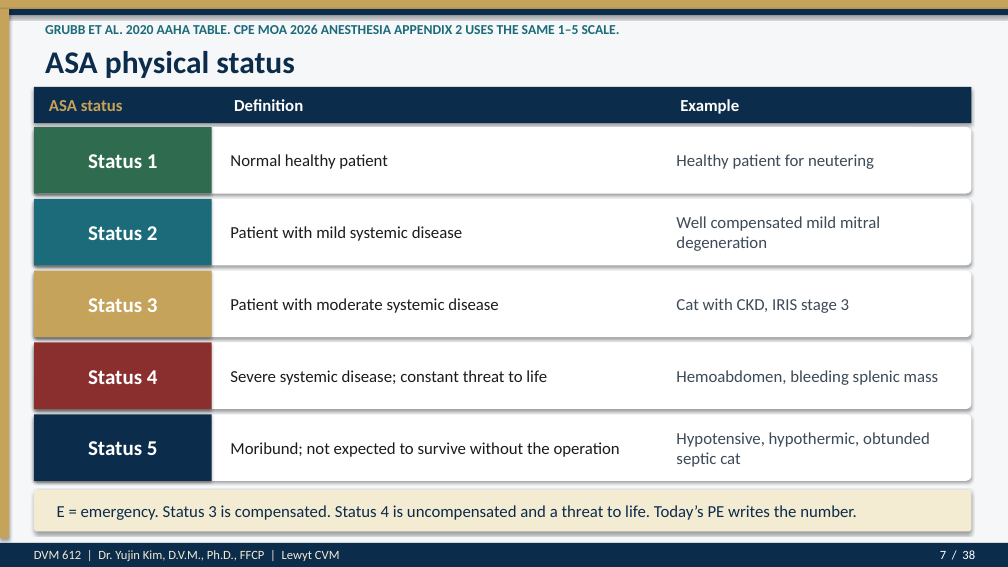
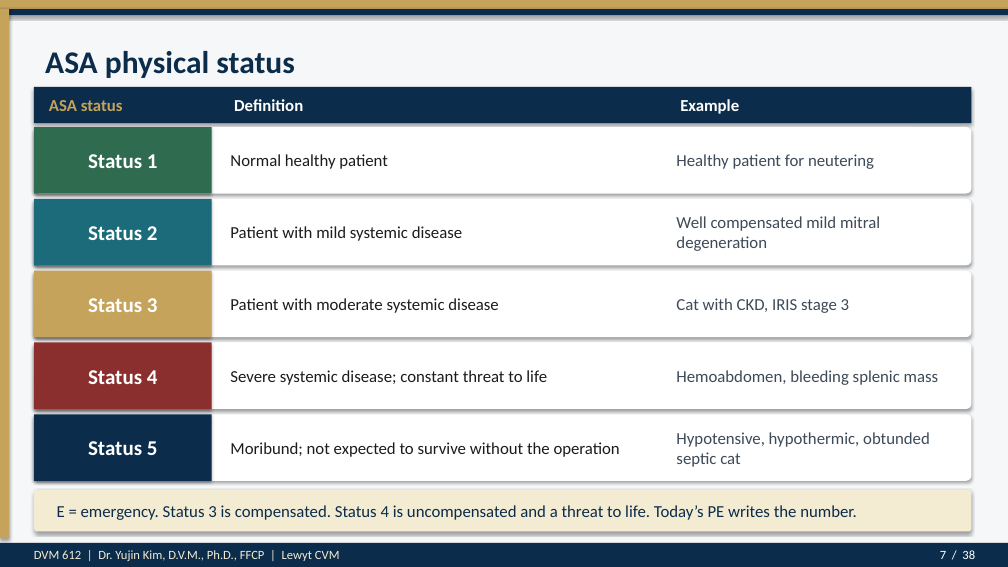
Before and after one commit to drkimvet/happycare, a slide deck: slide 7 of lectures/DVM-612_Week4_Preop_PatientPrep_Postop.pptx. Drawn at 1008x567 pixels with LibreOffice and Linux fonts; fonts in the diff are those of the drawing. Boxes give left, top, right and bottom in pixels: in the first picture for what was removed or moved away, otherwise in the second. Text is boxed around its words. In the diff, an @@ line names an element or a change of style, - is before the commit and + after.

```diff
--- a/lectures/DVM-612_Week4_Preop_PatientPrep_Postop.pptx
+++ b/lectures/DVM-612_Week4_Preop_PatientPrep_Postop.pptx
@@ text removed at [45, 24, 620, 34] @@
-GRUBB ET AL. 2020 AAHA TABLE. CPE MOA 2026 ANESTHESIA APPENDIX 2 USES THE SAME 1–5 SCALE.
```
Also in this commit, not shown: 34 other slides changed, 2 other files.
